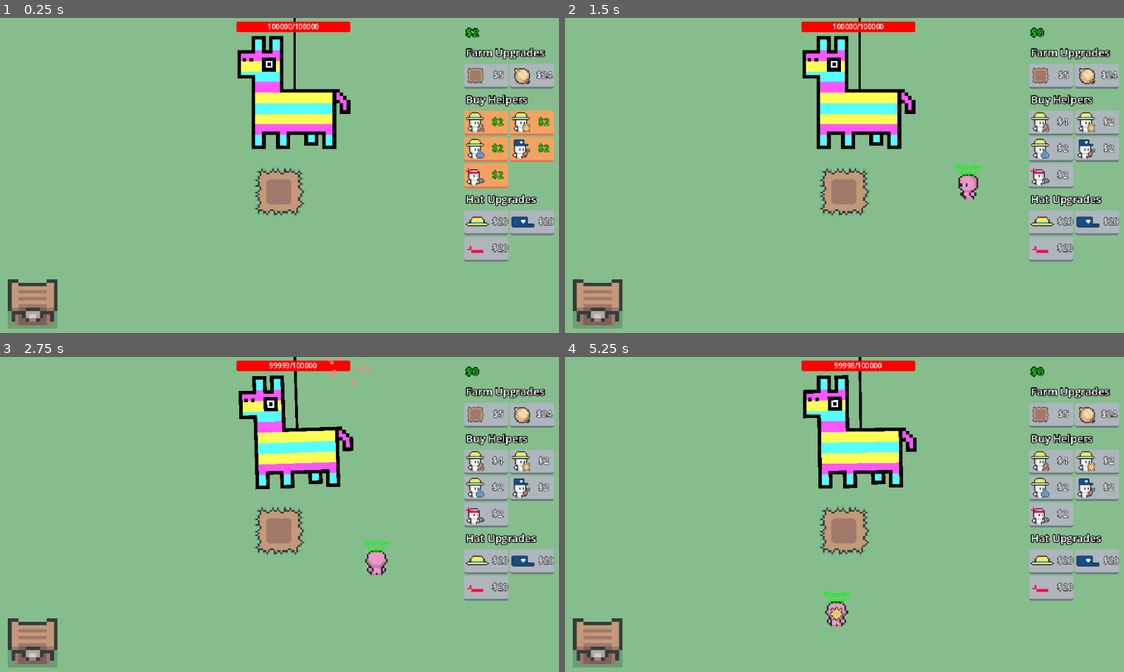
Above: before the commit, frames 1-4 (two rows, left to right).
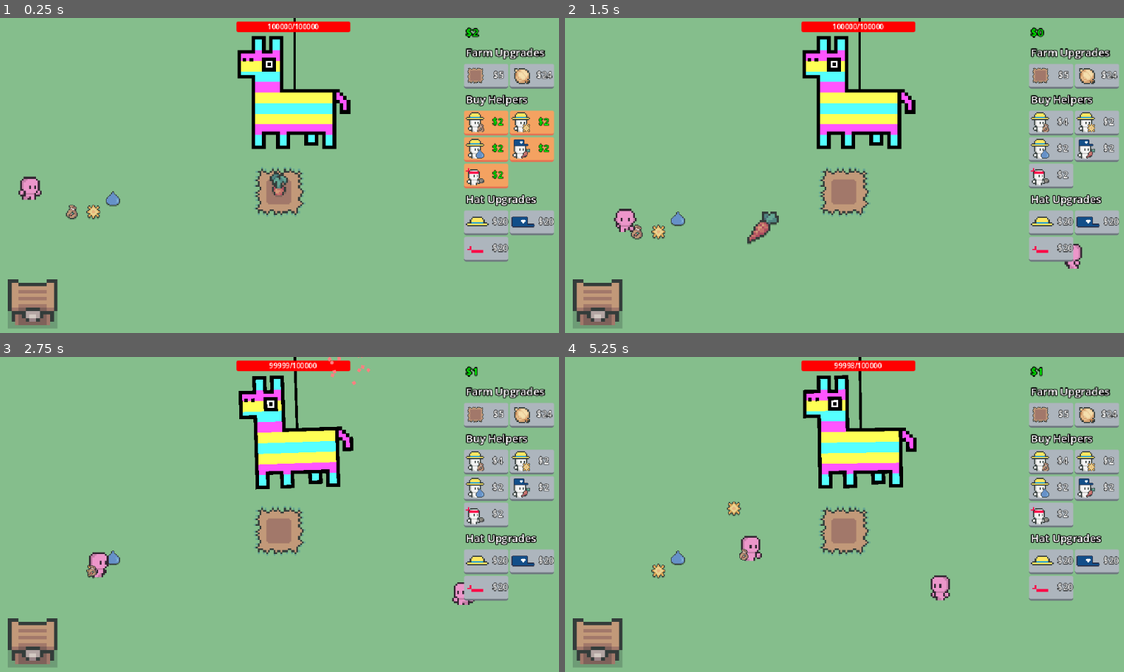
Above: after the commit, the same moments.

Repository: eric-marsh/farminata
Game: Godot game, scene res://scene/scene_switcher.tscn
The game is run twice, just before and just after one commit, with the same random seed, the same clock (stepped at 60 frames per second) and the same inputs. Sound files missing from this copy of the repository are replaced by a short silence.
Inputs (mouse positions are in pixels of both pictures, inside the frame that each line leads up to):
- Up to frame 1 (0.25 s): no input
- Up to frame 2 (1.5 s): click "$2" at 0.5 s; drag from (844, 191) to (598, 301) at 1.27 s
- Up to frame 3 (2.75 s): drag from (262, 432) to (279, 530) at 2.02 s
- Up to frame 4 (5.25 s): move the mouse to (889, 429) at 2.77 s; tap Mouse wheel down (SCROLL_DOWN) at 2.85, 4.35 s; click (889, 429) at 2.92 s; drag from (777, 407) to (598, 640) at 3.52 s; move the mouse to (1012, 564) at 4.27 s; click (1012, 564) at 4.42 s; tap Space (ui_select) at 4.52 s; drag from (676, 467) to (827, 432) at 5.02 s

The runs differ from the first frame. In frame 1, 0.7% of the frame differs, in the area x 3-52%, y 49-64%; in frame 2, 1.2%, in the area x 8-93%, y 46-80%; in frame 3, 0.8%; in frame 4, 1.2%.

Commit message:
fix held items spots

Diff:
--- a/scene/helper/helper.tscn
+++ b/scene/helper/helper.tscn
@@ -217,14 +217,16 @@
 
 [node name="HeldItem" type="Sprite2D" parent="."]
 visible = false
+position = Vector2(-6, 7)
+scale = Vector2(0.8, 0.8)
 texture = ExtResource("3_eoi31")
 
 [node name="HeldItem2" type="Sprite2D" parent="HeldItem"]
-position = Vector2(0, -8)
+position = Vector2(20, -1.43051e-06)
 texture = ExtResource("3_eoi31")
 
 [node name="HeldItem3" type="Sprite2D" parent="HeldItem"]
-position = Vector2(0, -16)
+position = Vector2(10, 3.75)
 texture = ExtResource("3_eoi31")
 
 [node name="StateLabel" type="Label" parent="."]
--- a/scene/main.tscn
+++ b/scene/main.tscn
@@ -8,6 +8,8 @@
 [ext_resource type="PackedScene" uid="uid://jida1cnc03um" path="res://scene/canvas_layer.tscn" id="5_0ha60"]
 [ext_resource type="Script" uid="uid://btvo711v3d32a" path="res://scene/drops_manager.gd" id="6_k65ib"]
 [ext_resource type="Script" uid="uid://b8iivuocvbyjt" path="res://script/helpers_container.gd" id="6_of57s"]
+[ext_resource type="PackedScene" uid="uid://xiwavl2b1sw0" path="res://scene/droppable.tscn" id="7_wscrc"]
+[ext_resource type="PackedScene" uid="uid://c82wwcd2kv076" path="res://scene/helper/helper.tscn" id="8_k65ib"]
 [ext_resource type="PackedScene" uid="uid://pcjs3l3ltyss" path="res://scene/sell_chest.tscn" id="8_of57s"]
 [ext_resource type="PackedScene" uid="uid://c0isrep8hx4u6" path="res://scene/piniata.tscn" id="10_tqoya"]
 
@@ -35,8 +37,22 @@
 [node name="Drops" type="Node2D" parent="."]
 script = ExtResource("6_k65ib")
 
+[node name="Droppable" parent="Drops" instance=ExtResource("7_wscrc")]
+position = Vector2(132, 176)
+
+[node name="Droppable2" parent="Drops" instance=ExtResource("7_wscrc")]
+position = Vector2(110, 191)
+drop_type = 3
+
+[node name="Droppable3" parent="Drops" instance=ExtResource("7_wscrc")]
+position = Vector2(85, 191)
+drop_type = 4
+
 [node name="Helpers" type="Node2D" parent="."]
 script = ExtResource("6_of57s")
+
+[node name="Helper" parent="Helpers" instance=ExtResource("8_k65ib")]
+position = Vector2(29, 190)
 
 [node name="CanvasLayer" parent="." instance=ExtResource("5_0ha60")]
 
--- a/script/debug.gd
+++ b/script/debug.gd
@@ -1,15 +1,15 @@
 extends Node
 
-var DEBUG_SHOW_HELPER_STATE: bool = true
+var DEBUG_SHOW_HELPER_STATE: bool = false
 
 var STARTING_MONEY: int = 2
 
-var Helper_Speed: float = 200.0
-#var Helper_Speed: float = 0.0
+#var Helper_Speed: float = 200.0
+var Helper_Speed: float = 0.0
 
 var DISABLE_SLOT_MACHINE:bool = true
 
-var ALL_FULL_CROPS_AT_START:bool = false
+var ALL_FULL_CROPS_AT_START:bool = true
 
 var DEBUG_ALWAYS_MUTE:bool = true
 
--- a/script/helper/helper.gd
+++ b/script/helper/helper.gd
@@ -247,16 +247,18 @@
 	target_droppable = null
 
 	# update images
-	for c in $HeldItem.get_children():
-		c.queue_free()
-
-	var held_drop_position: Vector2 = Vector2(0, 0)
-	for temp_drop in held_droppables:
-		var s = Sprite2D.new() as Sprite2D
-		s.texture = temp_drop.get_node("Sprite2D").texture
-		s.position = held_drop_position
-		held_drop_position += Vector2(0, -8)
-		$HeldItem.add_child(s)
+
+	var size = held_droppables.size()
+
+	$HeldItem.visible = size > 0
+	$HeldItem.texture = held_droppables[0].get_node("Sprite2D").texture if size > 0 else null
+
+	$HeldItem/HeldItem2.visible = size > 1
+	$HeldItem/HeldItem2.texture = held_droppables[1].get_node("Sprite2D").texture if size > 1 else null
+
+	$HeldItem/HeldItem3.visible = size > 2
+	$HeldItem/HeldItem3.texture = held_droppables[2].get_node("Sprite2D").texture if size > 2 else null
+
 
 
 
@@ -280,27 +282,31 @@
 
 	return global_position.distance_to(target_pos) <= 32
 
+func update_speed(s:int)->void:
+	speed = s
+	min_velocity = Vector2(-speed, -speed)
+	max_velocity = Vector2(speed, speed)
+
 
 func update_animation() -> void:
+	$HeldItem.z_index=0
 	match dir:
 		Enum.Dir.Left:
 			anim.play("walk_right")
 			anim.flip_h = true
+			$HeldItem.position = Vector2(-7, 7)
 		Enum.Dir.Right:
 			anim.play("walk_right")
 			anim.flip_h = false
+			$HeldItem.position = Vector2(-8, 7)
 		Enum.Dir.Up:
 			anim.play("walk_up")
 			anim.flip_h = false
+			$HeldItem.position = Vector2(-9, -4)
+			$HeldItem.z_index=-1
 		Enum.Dir.Down:
 			anim.play("walk_down")
 			anim.flip_h = false
+			$HeldItem.position = Vector2(-7, 7)
 		_:
 			print("Dont know that direction")
-
-
-
-func update_speed(s:int)->void:
-	speed = s
-	min_velocity = Vector2(-speed, -speed)
-	max_velocity = Vector2(speed, speed)
Not shown: 1 places in scene/main.tscn that only renumber resources
